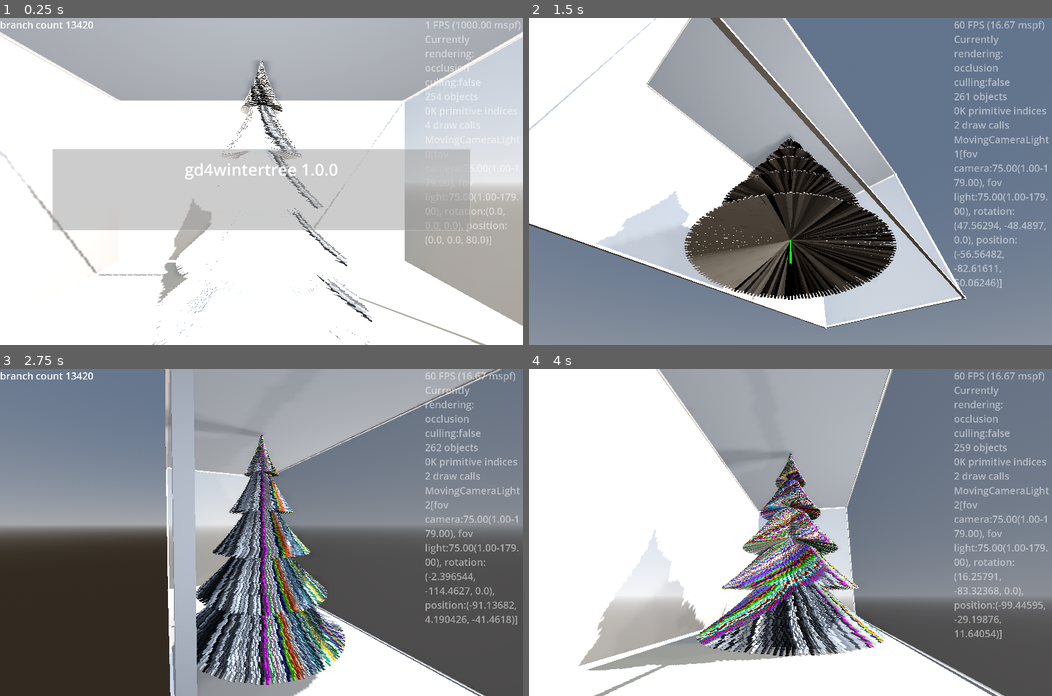
Above: before the commit, frames 1-4 (two rows, left to right).
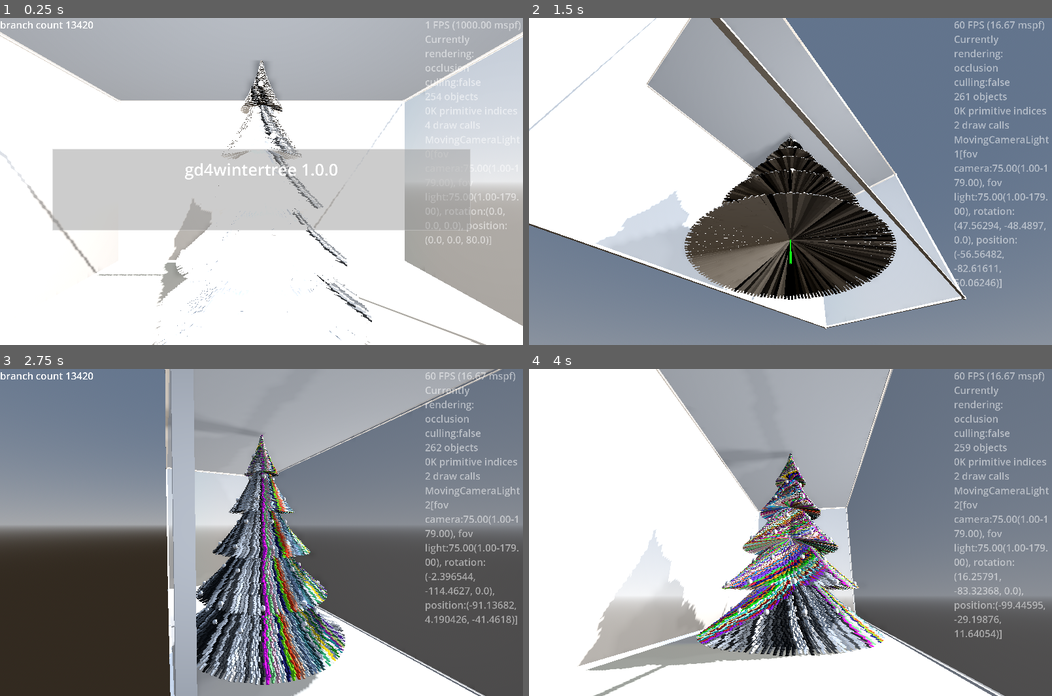
Above: after the commit, the same moments.

Repository: kasworld/gd4wintertree
Game: Godot game, scene res://main.tscn
Two runs of this game, one before a commit and one after it. Both use one fixed random seed, a clock stepped at 60 frames per second and the inputs below.
Inputs (mouse positions are in pixels of both pictures, inside the frame that each line leads up to):
- Up to frame 1 (0.25 s): no input
- Up to frame 2 (1.5 s): tap Enter at 0.5 s; move the mouse to (905, 165) at 0.52 s; hold Right 0.53-1.28 s; tap Q at 0.6 s; click (905, 165) at 0.67 s; move the mouse to (685, 197) at 1.27 s; hold Down from 1.28 s (still down); tap E at 1.35 s
- Up to frame 3 (2.75 s): move the mouse to (313, 460) at 2.02 s; release Down at 2.03 s; hold Right from 2.03 s (still down); tap Enter at 2.1 s
- Up to frame 4 (4 s): move the mouse to (764, 597) at 2.77 s; release Right at 2.78 s; hold Up 2.78-3.53 s; tap Q at 2.85 s; click (764, 597) at 2.92 s; move the mouse to (947, 581) at 3.52 s; hold Left from 3.53 s (still down); tap E at 3.6 s

The runs differ from the first frame. In frame 1, less than 0.1% of the frame differs, in the area x 31-64%, y 19-90%; in frame 2, less than 0.1%; in frame 3, 0.3%, in the area x 37-63%, y 26-82%; in frame 4, 0.2%.

Commit message:
add MeshTree

Diff:
--- a/main.gd
+++ b/main.gd
@@ -57,6 +57,14 @@
 	$"왼쪽패널/LabelTree".text = "branch count %d" % [ line_tree.get_lines().multimesh.instance_count ]
 	line_tree.position.y = - WorldSize.y/2
 	line_tree_inst_index = line_tree.make_index_array()
+
+	var sp_mesh := SphereMesh.new()
+	sp_mesh.radius = 1
+	sp_mesh.height = 1*2
+	var mesh_tree :MeshTree = preload("res://mesh_tree/mesh_tree.tscn").instantiate(
+		).init(sp_mesh, WorldSize.y, WorldSize.z/2, WorldSize.y/10, PI/10)
+	add_child(mesh_tree)
+	mesh_tree.position.y = - WorldSize.y/2
 
 
 var line_tree :LineTree
--- /dev/null
+++ b/mesh_tree/mesh_tree.gd
@@ -0,0 +1,36 @@
+extends Node3D
+class_name MeshTree
+
+func init(mesh :Mesh, h :float, w :float, y_count :int, w_branch_density :float = PI, stage_count :int=5) -> MeshTree:
+	var pos_list := []
+	var y_step := h / y_count
+	for yi in range(y_count-1,0,-1):
+		var y := y_step * yi
+		var rate := 1-float(yi) / float(y_count)
+		var r :float= lerp(w/100, w/2, rate ) + fposmod(rate*h, h/stage_count)*rate
+		pos_list.append_array(make_pos_list(y, w*w_branch_density*(rate+0.1), r))
+	$MultiMeshShape.init_meshs_by_point_list(mesh, pos_list, Color.WHITE)
+	return self
+
+func make_pos_list(start_y :float, count :int, r :float) -> Array:
+	instance_count_per_y.append(count)
+	var rtn := []
+	var rad_step := 2*PI / count
+	var rad_shift :float = randf_range(0,rad_step)
+	for i in count:
+		var rad := rad_step*i + rad_shift
+		var to := Vector3(cos(rad)*r, start_y , sin(rad)*r)
+		rtn.append(to)
+	return rtn
+
+var instance_count_per_y :Array[int] = []
+func make_index_array() -> Array:
+	var rtn := []
+	var i := 0
+	for count in instance_count_per_y:
+		var index_array := []
+		for j in count:
+			index_array.append(i)
+			i += 1
+		rtn.append(index_array)
+	return rtn
--- /dev/null
+++ b/mesh_tree/mesh_tree.tscn
@@ -0,0 +1,13 @@
+[gd_scene load_steps=4 format=3 uid="uid://bo3r63cxh32er"]
+
+[ext_resource type="Script" uid="uid://bcl28n5sh2bvf" path="res://mesh_tree/mesh_tree.gd" id="1_3b33o"]
+[ext_resource type="PackedScene" uid="uid://cfnbpemvoy1i6" path="res://multi_mesh_shape/multi_mesh_shape.tscn" id="2_rev7e"]
+
+[sub_resource type="MultiMesh" id="MultiMesh_fxf6q"]
+resource_local_to_scene = true
+
+[node name="MeshTree" type="Node3D"]
+script = ExtResource("1_3b33o")
+
+[node name="MultiMeshShape" parent="." instance=ExtResource("2_rev7e")]
+multimesh = SubResource("MultiMesh_fxf6q")
--- a/multi_mesh_shape/multi_mesh_shape.gd
+++ b/multi_mesh_shape/multi_mesh_shape.gd
@@ -87,11 +87,13 @@
 	var sp_mesh := SphereMesh.new()
 	sp_mesh.radius = point_radius
 	sp_mesh.height = point_radius*2
-	init_with_alpha(sp_mesh, point_list.size(), alpha, false)
+	return init_meshs_by_point_list(sp_mesh, point_list, co, alpha)
+
+func init_meshs_by_point_list(mesh :Mesh, point_list :Array, co :Color, alpha :float = 1.0) -> MultiMeshShape:
+	init_with_alpha(mesh, point_list.size(), alpha, false)
 	set_color_all(co)
 	for i in point_list.size():
-		var pos  = point_list[i]
-		multimesh.set_instance_transform(i, Transform3D(Basis(), pos))
+		multimesh.set_instance_transform(i, Transform3D(Basis(), point_list[i]))
 	return self
 
 func multi_line_by_pos(pos_list:Array, wire_width :float, co :Color, alpha :float = 1.0) -> MultiMeshShape:
Not shown, added: mesh_tree/mesh_tree.gd.uid
